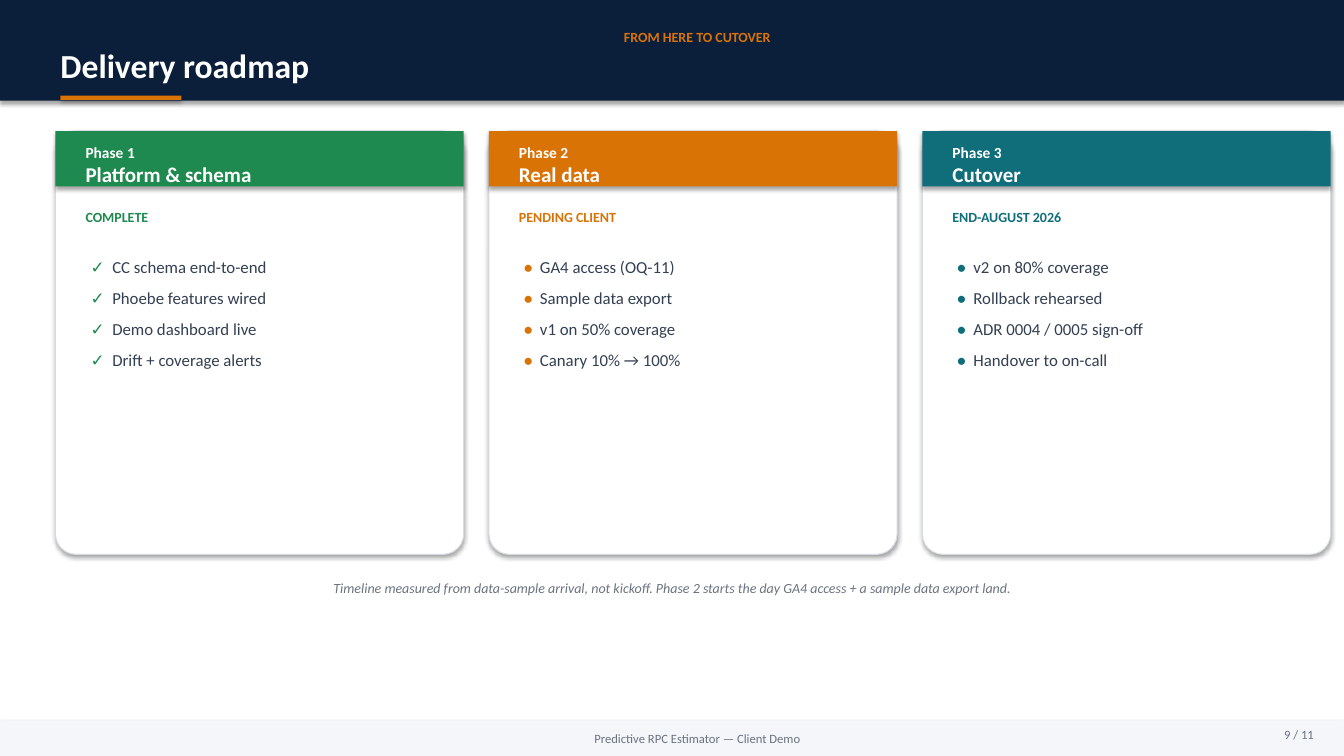
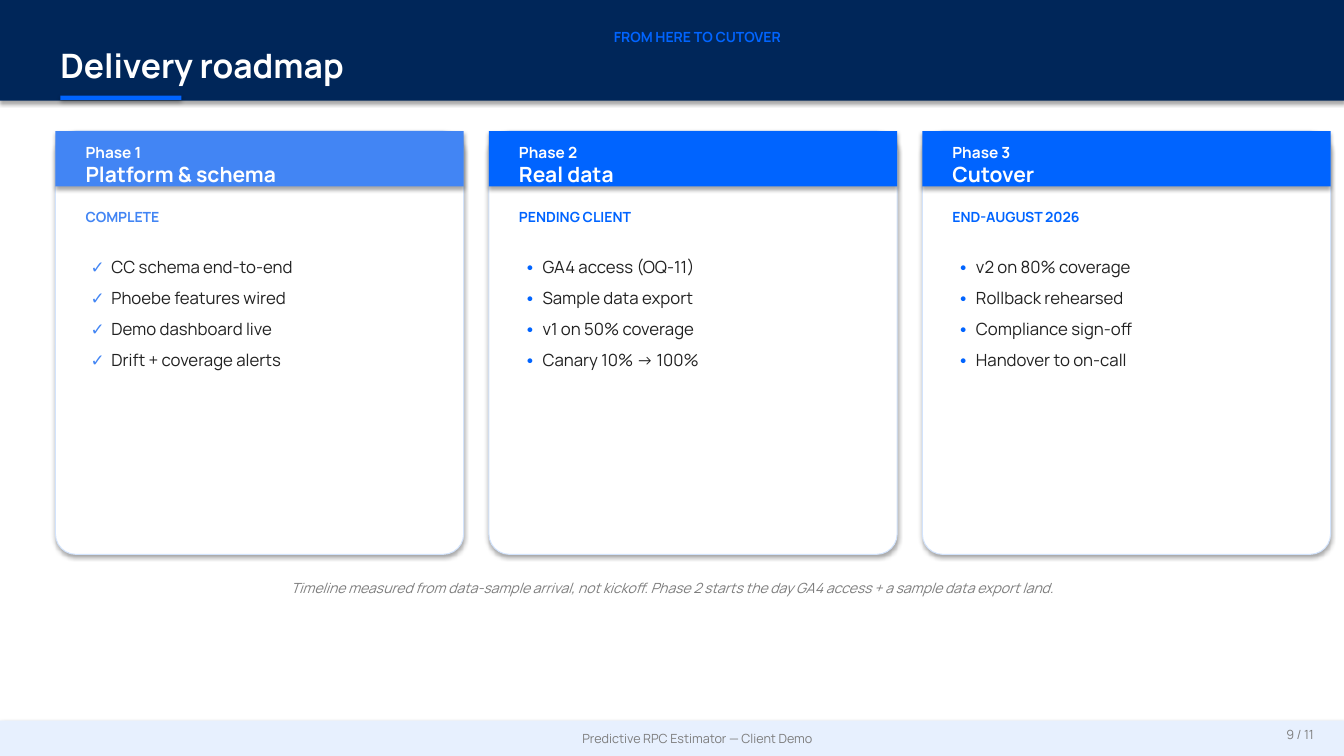
Before and after one commit to asmeyatsky-work/msm, a slide deck: slide 9 of docs/client-demo-deck.pptx. Drawn at 1344x756 pixels with LibreOffice and Linux fonts; fonts in the diff are those of the drawing. Boxes give left, top, right and bottom in pixels: in the first picture for what was removed or moved away, otherwise in the second. Text is boxed around its words. In the diff, an @@ line names an element or a change of style, - is before the commit and + after.

```diff
--- a/docs/client-demo-deck.pptx
+++ b/docs/client-demo-deck.pptx
@@ rectangle "FROM HERE TO CUTOVER" at [0,0,1344,101]: font Calibri to Manrope; text colour #D97306 to #0064FF in "FROM HERE TO CUTOVER"; fill #0B1F3A to #002659 @@
@@ rectangle at [60,96,181,100]: fill #D97306 to #0064FF @@
@@ rectangle at [55,131,464,187]: fill #1F8A4F to #4285F4 @@
@@ rectangle at [489,131,897,187]: fill #D97306 to #0064FF @@
@@ outline #D7DBE3 0.75 pt to #D2E3FC 0.75 pt in 3 elements at [55,131,464,555], [489,131,897,555], [923,131,1331,555] @@
@@ rectangle at [923,131,1331,187]: fill #0F6E7A to #0064FF @@
@@ font Calibri to Manrope in 3 elements at [86,147,276,189], [519,146,613,189], [952,147,1034,189] @@
@@ text "COMPLETE" at [86,211,160,222]: font Calibri to Manrope, text colour #1F8A4F to #4285F4 @@
@@ text "PENDING CLIENT" at [519,211,631,223]: font Calibri to Manrope, text colour #D97306 to #0064FF @@
@@ text "END-AUGUST 2026" at [952,211,1080,223]: font Calibri to Manrope, text colour #0F6E7A to #0064FF @@
@@ text "✓ CC schema end-to-end" at [111,260,292,371]: font Calibri to Manrope, text colour #333F52 to #212121; text colour #1F8A4F to #4285F4 in "✓", "✓", "✓", "✓" @@
@@ text "• GA4 access (OQ-11)" at [543,258,699,370]: font Calibri to Manrope, text colour #333F52 to #212121; text colour #D97306 to #0064FF in "•", "•", "•", "•" @@
@@ text at [976,260,1130,367]: font Calibri to Manrope in "• v2 on 80% coverage", "• Rollback rehearsed", "• Handover to on-call"; text colour #0F6E7A to #0064FF in "•", "•", "•"; text colour #333F52 to #212121 in "v2 on 80% coverage", "Rollback rehearsed", "Handover to on-call" @@
@@ text at [976,322,1132,340]: text changed; font Calibri to Manrope; text colour #333F52 to #212121 @@
-• ADR 0004 / 0005 sign-off
+• Compliance sign-off
@@ text "Timeline measured from data-sample arrival, ..." at [291,583,1053,597]: font Calibri to Manrope, text colour #6B7380 to #7D7D7D @@
@@ rectangle "Predictive RPC Estimator — Client ..." at [0,721,1344,756]: font Calibri to Manrope, text colour #6B7380 to #7D7D7D; fill #F4F6FA to #E7F0FE @@
@@ text "9 / 11" at [1286,730,1314,739]: font Calibri to Manrope, text colour #6B7380 to #7D7D7D @@
```
Also in this commit, not shown: 10 other slides changed, 1 other file.
